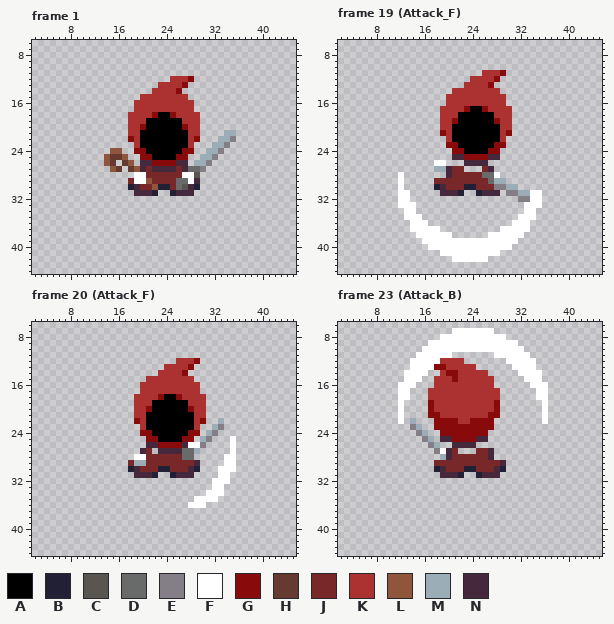
Pixel-art file -- Assets/Animation/Art/Wizard.aseprite. The picture above is the old version.
48x48 pixels, 52 frames. Shown: frame 1: x 2..45, y 6..44; frame 19 (Attack_F): x 2..45, y 6..44; frame 20 (Attack_F): x 2..45, y 6..44; frame 23 (Attack_B): x 2..45, y 6..44. The commit also changed other frames, which this record leaves out.
Visible layers, top first: "Swoosh_Front", "Arms", "Head", "Layer 4", "Swoosh_Back".
Palette (. is transparent): A #000000  B #222034  C #595652  D #696a6a  E #847e87  F #ffffff  G #880a0a  H #663931  J #782829  K #ac3232  L #8f563b  M #9badb7  N #45283c
Pixels before, frame 1, first column x 14:
12 ...........KKKG.......
13 .........KKKKG........
14 ........KKKKG.........
15 ......KKKKKKKK........
16 .....KKKKKKKKKK.......
17 .....KKKKKKKKKK.......
18 ....KKKKGAAGKKKK......
19 ....KKKAAAAAAKKK......
20 ....KKGAAAAAAGKK......
21 ....KKAAAAAAAAKK....MM
22 ....GKAAAAAAAAKG...MME
23 .....KAAAAAAAAK...MME.
24 .LL..GGAAAAAAGG..MME..
25 LHHL..GGAAAAGG..MME...
26 LH.HL.NNGGGGNN.MME....
27 .LH.HLNJNNNNJNDDE.....
28 .....FFJJJJJJFFC......
29 ....JFFLJJJJDDFN......
30 ....BNJJLBBJDCNB......
31 .....NNNB..BNNN.......
Pixels before, frame 19 (Attack_F), first column x 12:
11 ..............KKKG......
12 ............KKKKG.......
13 ...........KKKKG........
14 .........KKKKKKKK.......
15 ........KKKKKKKKKK......
16 ........KKKKKKKKKK......
17 .......KKKKGAAGKKKK.....
18 .......KKKAAAAAAKKK.....
19 .......KKGAAAAAAGKK.....
20 .......KKAAAAAAAAKK.....
21 .......GKAAAAAAAAKG.....
22 ........KAAAAAAAAK......
23 ........GGAAAAAAGG......
24 .........GGAAAAGG.......
25 .........NNGGGGNN.......
26 ......FF...NNNN.........
27 ......MMNJJ...JN........
28 F.......NJJJJJDDF.......
29 F.....JJJJJJJJJDMM......
30 F.....BNJJJBBJJJEEMM....
31 FF.....NNNB..BNNN.EEMMFF
32 FF..................EEFF
33 FFF..................FFF
34 .FF..................FF.
35 .FFF................FFF.
36 ..FFF..............FFF..
37 ..FFFFF..........FFFFF..
38 ...FFFFFF......FFFFFF...
39 ....FFFFFFFFFFFFFFFF....
40 .....FFFFFFFFFFFFFF.....
41 .......FFFFFFFFFF.......
42 .........FFFFFF.........
Pixels before, frame 20 (Attack_F), first column x 18:
12 ........KKKG......
13 ......KKKKG.......
14 .....KKKKG........
15 ...KKKKKKKK.......
16 ..KKKKKKKKKK......
17 ..KKKKKKKKKK......
18 .KKKKGAAGKKKK.....
19 .KKKAAAAAAKKK.....
20 .KKGAAAAAAGKK.....
21 .KKAAAAAAAAKK.....
22 .GKAAAAAAAAKG..M..
23 ..KAAAAAAAAK..ME..
24 ..GGAAAAAAGG.ME...
25 ...GGAAAAGG.ME...F
26 ...NNGGGGNFFE....F
27 ..NJ.NNNNDDM.....F
28 .FFJJJJJJDD.....FF
29 JMMJJJJJJJJN....FF
30 BNJJJBBJJJNB...FFF
31 .NNNB..BNNN....FF.
32 ..............FFF.
33 ..............FF..
34 .............FFF..
35 ...........FFFF...
36 ..........FFF.....
Pixels before, frame 23 (Attack_B), first column x 12:
 7 .........FFFFFFF.........
 8 .......FFFFFFFFFFF.......
 9 .....FFFFFFFFFFFFFFF.....
10 ....FFFFFFFFFFFFFFFFF....
11 ...FFFFFF.......FFFFFF...
12 ..FFFFFKKKK.......FFFFF..
13 ..FFFFGGKKKKK......FFFF..
14 .FFFF..KGGKKKKK.....FFFF.
15 .FFF..KKKGKKKKKK.....FFF.
16 FFF...KKKKKKKKKK......FFF
17 FF...KKKKKKKKKKKK......FF
18 FF...KKKKKKKKKKKK......FF
19 F....GKKKKKKKKKKG.......F
20 F....GKKKKKKKKKKG.......F
21 F....GGKKKKKKKKGG.......F
22 F.M...GGGGKKGGGG........F
23 ..EM..GGGGGGGGGG.........
24 ...EM..GGGGGGGG..........
25 ....EM.NNGGGGNN..........
26 .....EM..NNNN............
27 ......EFNJ...JJN.........
28 .......MNJJJJJJN.........
29 ......JJJJJJJJJJJN.......
30 ......BNJJJBBJJJNB.......
31 .......NNNB..BNNN........
Once edited:
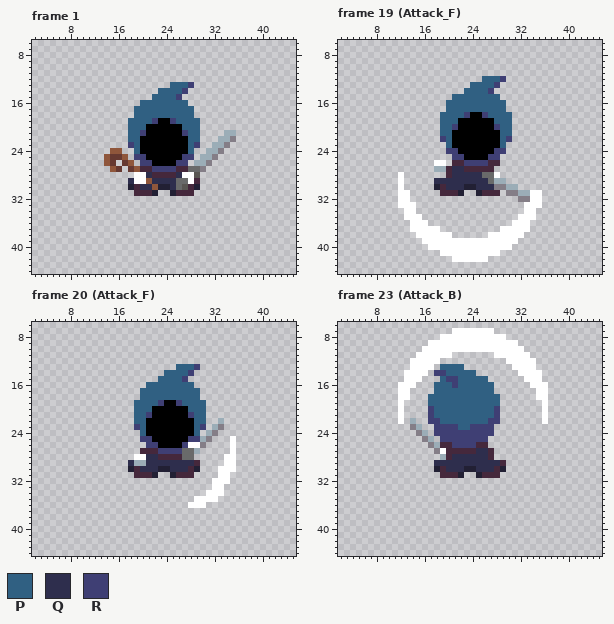
Colours new in this view: P #306082  Q #2e2e4d  R #3f3f74
From old to new:
Frame 1, layers "Head", "Layer 4":
y 12: x 25..28 KKKG -> ....
y 13: x 23..28 KKKKG. -> ..PPPR
y 14: x 22..27 KKKKG. -> .PPPPR
y 15: x 20..27 KKKKKKKK -> ..PPPPR.
y 16: x 19..28 KKKKKKKKKK -> .PPPPPPPP.
y 17: x 19..28 KKKKKKKKKK -> PPPPPPPPPP
y 18: x 18..29 KKKKGAAGKKKK -> .PPPPPPPPPP.
y 19: x 18..22 KKKAA -> PPPPR; x 25..29 AAKKK -> RPPPP
y 20: x 18..20 KKG -> PPP; x 27..29 GKK -> PPP
y 21: x 18..20 KKA -> PPR; x 27..29 AKK -> RPP
y 22: x 18..19 GK -> PP; x 28..29 KG -> PP
y 23: x 18..19 .K -> RP; x 28..29 K. -> PR
y 24: x 19..20 GG -> PA; x 27..28 GG -> AP
y 25: x 19..21 .GG -> RRA; x 26..28 GG. -> ARR
y 26: x 20..27 NNGGGGNN -> RRAAAARR
y 27: x 21..26 JNNNNJ -> NRRRRN
y 28: x 21..26 JJJJJJ -> QNNNNQ
y 29: x 18 J -> Q; x 22..25 JJJJ -> QQQQ
y 30: x 20..21 JJ -> QQ; x 25 J -> Q
Frame 19 (Attack_F), layers "Head", "Layer 4":
y 11: x 26..29 KKKG -> ....
y 12: x 24..29 KKKKG. -> ..PPPR
y 13: x 23..28 KKKKG. -> .PPPPR
y 14: x 21..28 KKKKKKKK -> ..PPPPR.
y 15: x 20..29 KKKKKKKKKK -> .PPPPPPPP.
y 16: x 20..29 KKKKKKKKKK -> PPPPPPPPPP
y 17: x 19..30 KKKKGAAGKKKK -> .PPPPPPPPPP.
y 18: x 19..23 KKKAA -> PPPPR; x 26..30 AAKKK -> RPPPP
y 19: x 19..21 KKG -> PPP; x 28..30 GKK -> PPP
y 20: x 19..21 KKA -> PPR; x 28..30 AKK -> RPP
y 21: x 19..20 GK -> PP; x 29..30 KG -> PP
y 22: x 19..20 .K -> RP; x 29..30 K. -> PR
y 23: x 20..21 GG -> PA; x 28..29 GG -> AP
y 24: x 20..22 .GG -> RRA; x 27..29 GG. -> ARR
y 25: x 21..28 NNGGGGNN -> RRAAAARR
y 26: x 21..28 ..NNNN.. -> NNRRRRNN
y 27: x 21..26 JJ...J -> QQNNNN
y 28: x 21..25 JJJJJ -> QQQQQ
y 29: x 18..26 JJJJJJJJJ -> QQQQQQQQQ
y 30: x 20..22 JJJ -> QQQ; x 25..27 JJJ -> QQQ
Frame 20 (Attack_F), layers "Head", "Layer 4":
y 12: x 26..29 KKKG -> ....
y 13: x 24..29 KKKKG. -> ..PPPR
y 14: x 23..28 KKKKG. -> .PPPPR
y 15: x 21..28 KKKKKKKK -> ..PPPPR.
y 16: x 20..29 KKKKKKKKKK -> .PPPPPPPP.
y 17: x 20..29 KKKKKKKKKK -> PPPPPPPPPP
y 18: x 19..30 KKKKGAAGKKKK -> .PPPPPPPPPP.
y 19: x 19..23 KKKAA -> PPPPR; x 26..30 AAKKK -> RPPPP
y 20: x 19..21 KKG -> PPP; x 28..30 GKK -> PPP
y 21: x 19..21 KKA -> PPR; x 28..30 AKK -> RPP
y 22: x 19..20 GK -> PP; x 29..30 KG -> PP
y 23: x 19..20 .K -> RP; x 29..30 K. -> PR
y 24: x 20..21 GG -> PA; x 28..29 GG -> AP
y 25: x 20..22 .GG -> RRA; x 27..29 GG. -> ARR
y 26: x 21..27 NNGGGGN -> RRAAAAR
y 27: x 21..26 J.NNNN -> NNRRRR
y 28: x 21..26 JJJJJJ -> QQNNNN
y 29: x 18 J -> Q; x 21..28 JJJJJJJJ -> QQQQQQQQ
y 30: x 20..22 JJJ -> QQQ; x 25..27 JJJ -> QQQ
Frame 23 (Attack_B), layers "Head", "Layer 4":
y 12: x 19..22 KKKK -> ....
y 13: x 18..24 GGKKKKK -> .PPPP..
y 14: x 18..26 .KGGKKKKK -> RRPPPPP..
y 15: x 18..27 KKKGKKKKKK -> .PRRPPPPP.
y 16: x 18..27 KKKKKKKKKK -> PPPRPPPPPP
y 17: x 17..28 KKKKKKKKKKKK -> .PPPPPPPPPP.
y 18: x 17..28 KKKKKKKKKKKK -> PPPPPPPPPPPP
y 19: x 17..28 GKKKKKKKKKKG -> PPPPPPPPPPPP
y 20: x 17..28 GKKKKKKKKKKG -> RPPPPPPPPPPR
y 21: x 17..28 GGKKKKKKKKGG -> RPPPPPPPPPPR
y 22: x 17..28 .GGGGKKGGGG. -> RRPPPPPPPPRR
y 23: x 18..27 GGGGGGGGGG -> RRRRPPRRRR
y 24: x 18..27 .GGGGGGGG. -> RRRRRRRRRR
y 25: x 19..26 NNGGGGNN -> RRRRRRRR
y 26: x 19..26 ..NNNN.. -> NNRRRRNN
y 27: x 21..26 J...JJ -> NNNNQQ
y 28: x 21..26 JJJJJJ -> QQQQQQ
y 29: x 18..28 JJJJJJJJJJJ -> QQQQQQQQQQQ
y 30: x 20..22 JJJ -> QQQ; x 25..27 JJJ -> QQQ
Pixel boxes of the changes (left, top, right, bottom) in both pictures:
changed: (128, 76, 200, 190)
changed: (434, 70, 512, 190)
changed: (128, 358, 206, 472)
changed: (428, 358, 500, 472)
